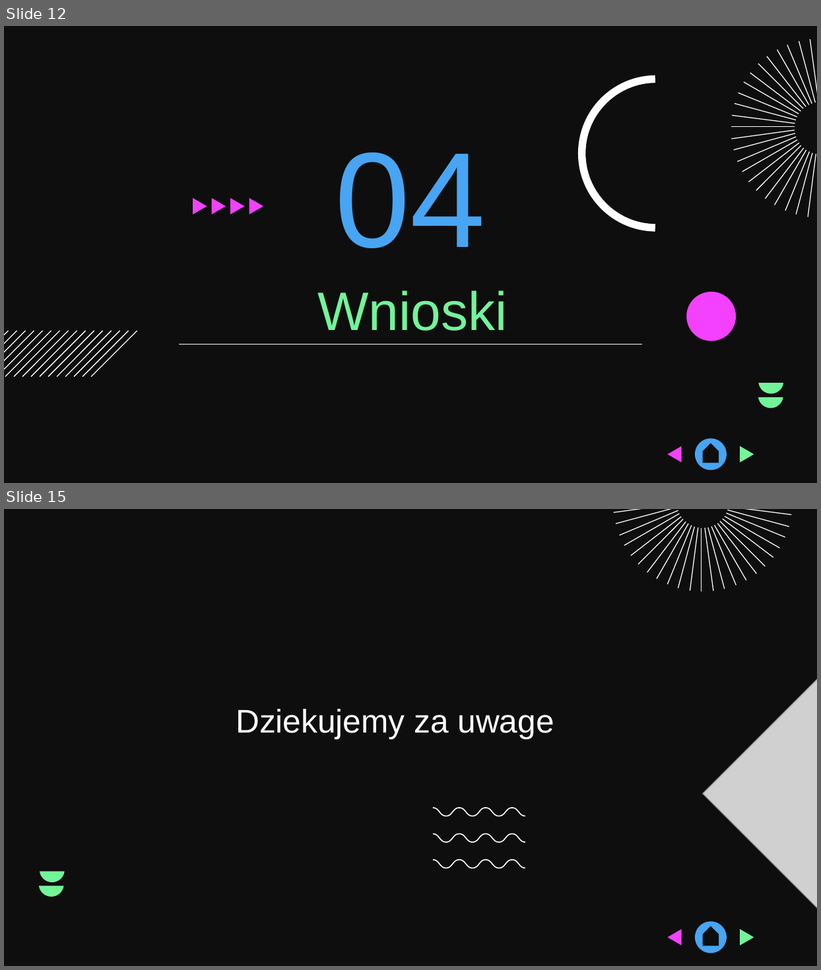
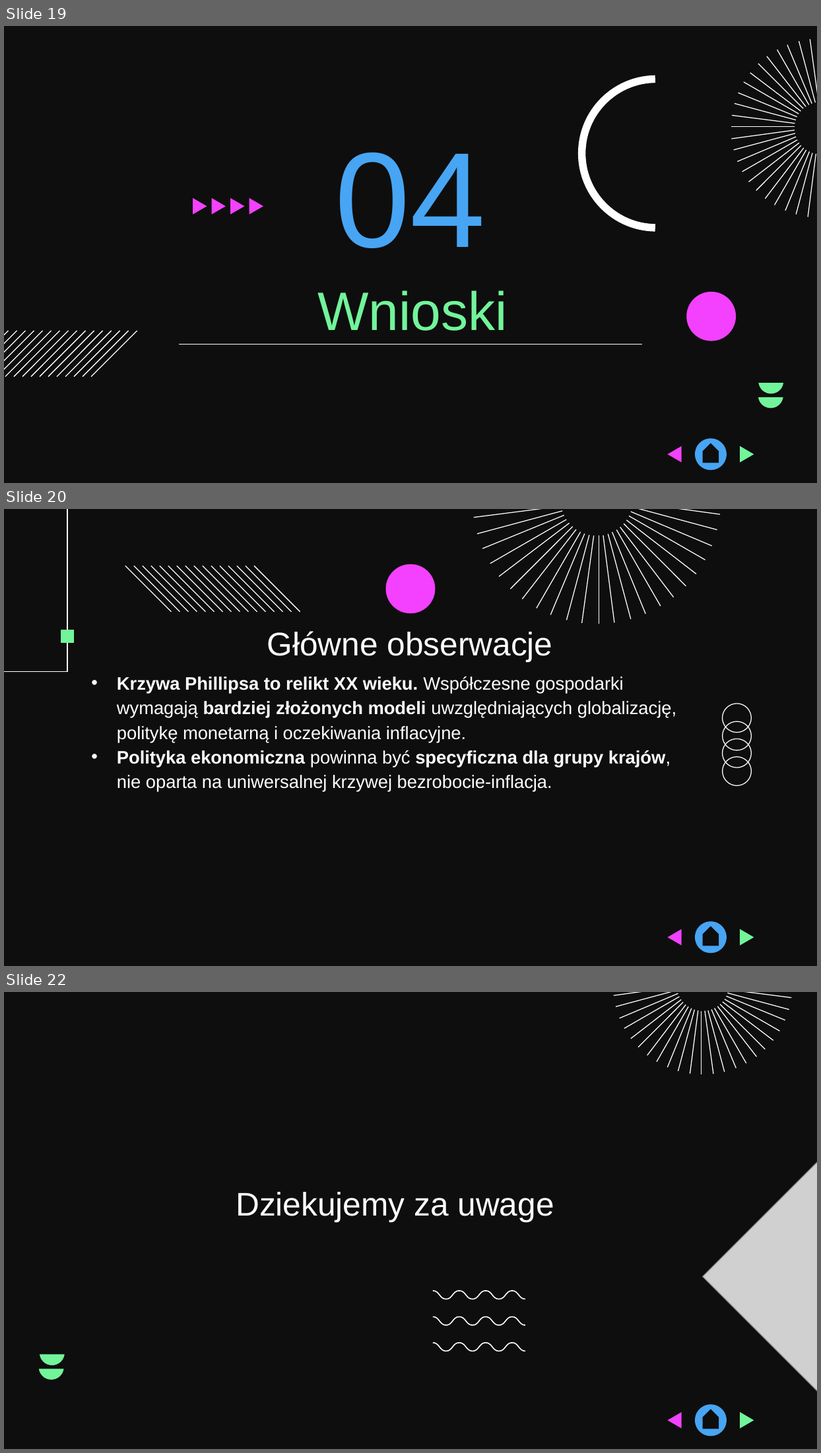
Before and after one commit to CyprianWo/AnalizaDanych-Projekt, a slide deck: Prezentacja_v2.pptx. Shown one above the other, each under a label of ours: slides 12 and 15 before the commit, slides 19, 20 and 22 after it; the slides between them are not shown. The pictures are 821x970 and 821x1453 pixels, drawn with LibreOffice and Linux fonts; fonts in the diff are those of the drawing; grey boxes stand for pictures; background and template pictures are left out. Boxes give left, top, right and bottom in pixels: in the first picture for what was removed or moved away, otherwise in the second. Text is boxed around its words. In the diff, an @@ line names an element or a change of style, - is before the commit and + after.

```diff
--- a/Prezentacja_v2.pptx
+++ b/Prezentacja_v2.pptx
@@ slide 20 added at (x1=4, y1=509, x2=817, y2=966), background picture (left out) @@
@@ freeform shape added at (x1=4, y1=509, x2=67, y2=671), fill #FFFFFF, outline #FFFFFF 0.75 pt @@
@@ group added at (x1=474, y1=509, x2=719, y2=624): 23 freeform shapes @@
@@ group added at (x1=125, y1=566, x2=301, y2=612): 16 freeform shapes @@
@@ freeform shape added at (x1=386, y1=564, x2=436, y2=614), fill #F341FF @@
@@ freeform shape added at (x1=61, y1=630, x2=74, y2=643), fill #72F49A @@
@@ title added at (x1=267, y1=631, x2=553, y2=662), 29 pt, text #FFFFFF @@
+Główne obserwacje
@@ subtitle added at (x1=117, y1=677, x2=677, y2=792), 16 pt, text #FFFFFF @@
+• Krzywa Phillipsa to relikt XX wieku. Współczesne gospodarki wymagają bardziej złożonych modeli uwzględniających globalizację, politykę monetarną i oczekiwania inflacyjne.
+• Polityka ekonomiczna powinna być specyficzna dla grupy krajów, nie oparta na uniwersalnej krzywej bezrobocie-inflacja.
@@ group added at (x1=721, y1=702, x2=753, y2=787): 4 freeform shapes @@
@@ ellipse added at (x1=695, y1=922, x2=727, y2=954), fill #47A5F3 @@
@@ freeform shape added at (x1=667, y1=929, x2=681, y2=946), fill #F341FF @@
@@ pentagon arrow added at (x1=702, y1=927, x2=719, y2=947), fill #0E0E0E @@
@@ freeform shape added at (x1=740, y1=929, x2=754, y2=946), fill #72F49A @@
@@ what was slide 12 is now slide 19 @@
@@ what was slide 15 is now slide 22 @@
```
Also in this commit, not shown: 5 slides changed, 8 other slides added, 2 slides removed.
